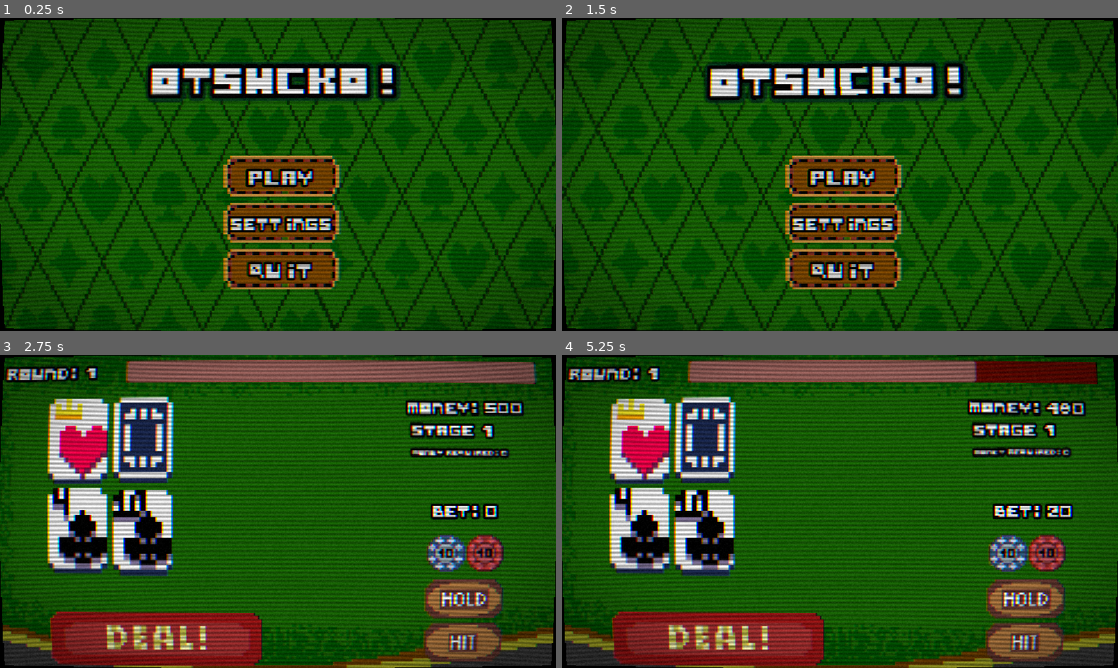
Above: before the commit, frames 1-4 (two rows, left to right).
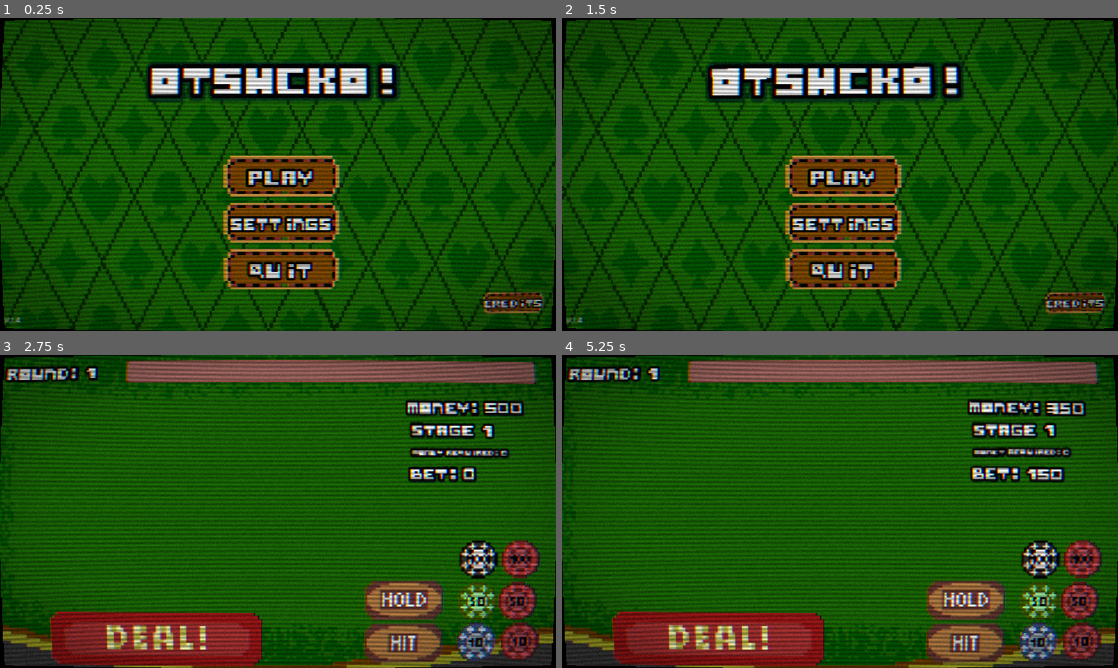
Above: after the commit, the same moments.

Repository: SraKKo/Otschko
Game: Godot game, scene res://Scenes/StartScreen.tscn
Same seed, same stepped clock (60 frames per second), same inputs: the game is played once before the commit and once after it.
Inputs (mouse positions are in pixels of both pictures, inside the frame that each line leads up to):
- Up to frame 1 (0.25 s): no input
- Up to frame 2 (1.5 s): click (1079, 305) at 0.5 s, where only the run after the commit has a clickable "credits"; click (1034, 293) at 1.25 s, where only the run after the commit has a clickable "back"
- Up to frame 3 (2.75 s): click "PLAY" at 2 s
- Up to frame 4 (5.25 s): click "-10" at 2.75 s; click "-10" at 3.5 s; click "+10" at 4.25 s; click "+10" at 5 s

The runs differ from the first frame. In frame 1, 0.8% of the frame differs, in the area x 0-98%, y 87-98%; in frame 2, 2.4%; in frame 3, 22%; in frame 4, 24%, in the area x 8-98%, y 2-99%.

Commit message:
V0.4!!!

Diff:
--- /dev/null
+++ b/Scenes/Credits.tscn
@@ -0,0 +1,106 @@
+[gd_scene load_steps=15 format=3 uid="uid://f1jb5y7xaph2"]
+
+[ext_resource type="Script" uid="uid://d2sbfbtlwun53" path="res://Scripts/credits.gd" id="1_5qoai"]
+[ext_resource type="Texture2D" uid="uid://bxd62xm0ocp42" path="res://Sprites/MainMenuBg.png" id="1_lpub1"]
+[ext_resource type="LabelSettings" uid="uid://d3yiwmvq64atm" path="res://Fonts/MenuText.tres" id="2_640q4"]
+[ext_resource type="LabelSettings" uid="uid://bi4fbbj2r7ox3" path="res://Fonts/TextBasic.tres" id="3_5qoai"]
+[ext_resource type="FontFile" uid="uid://dtkqaap3uvc7s" path="res://Fonts/PixelArtFontHomebrewed.ttf" id="4_jpdlp"]
+[ext_resource type="StyleBox" uid="uid://c8dxw3bxjvto3" path="res://Fonts/new_style_box_texture.tres" id="5_cmrso"]
+[ext_resource type="Texture2D" uid="uid://dt65vu60vowwr" path="res://Sprites/Buttons/buttonPressed.png" id="6_3hr06"]
+[ext_resource type="Texture2D" uid="uid://lxv8cvnhcvxb" path="res://Sprites/Buttons/buttonHovered.png" id="7_6n0gi"]
+[ext_resource type="Shader" uid="uid://v8uin0c7vj5a" path="res://Scripts/CRTshader.gdshader" id="9_jpdlp"]
+
+[sub_resource type="StyleBoxFlat" id="StyleBoxFlat_u6j5g"]
+bg_color = Color(0.09019608, 0.45490196, 0.2784314, 0.5058824)
+
+[sub_resource type="Theme" id="Theme_ubfhf"]
+
+[sub_resource type="StyleBoxTexture" id="StyleBoxTexture_iiqut"]
+texture = ExtResource("6_3hr06")
+
+[sub_resource type="StyleBoxTexture" id="StyleBoxTexture_7xbyc"]
+texture = ExtResource("7_6n0gi")
+
+[sub_resource type="ShaderMaterial" id="ShaderMaterial_cmrso"]
+shader = ExtResource("9_jpdlp")
+shader_parameter/scanline_strength = 0.35
+shader_parameter/scanline_count = 480.0
+shader_parameter/vignette_strength = 0.25
+shader_parameter/noise_strength = 0.05
+shader_parameter/chroma_offset = 1.0
+shader_parameter/curvature = 0.018000000855
+
+[node name="Credits" type="Control"]
+layout_mode = 3
+anchors_preset = 0
+script = ExtResource("1_5qoai")
+
+[node name="MainMenuBg" type="Sprite2D" parent="."]
+position = Vector2(576.857, 324)
+scale = Vector2(5.78571, 5.78571)
+texture = ExtResource("1_lpub1")
+
+[node name="Panel" type="Panel" parent="MainMenuBg"]
+offset_left = -137.03712
+offset_top = -58.76548
+offset_right = -97.037125
+offset_bottom = -18.76548
+scale = Vector2(7.159678, 3.1969328)
+theme_override_styles/panel = SubResource("StyleBoxFlat_u6j5g")
+
+[node name="Label" type="Label" parent="."]
+layout_mode = 0
+offset_left = 368.0
+offset_top = 72.0
+offset_right = 840.0
+offset_bottom = 164.0
+text = "credits"
+label_settings = ExtResource("2_640q4")
+
+[node name="Label2" type="Label" parent="."]
+layout_mode = 0
+offset_left = 56.0
+offset_top = 136.0
+offset_right = 1299.0
+offset_bottom = 523.0
+text = "assets used:
+Deck of Cards by Noh
+itch.io: noh-kinda.itch.io
+
+UI Buttons SFX by SoupTonic
+itch.io: souptonic.itch.io
+
+
+Programming, Graphics, Music, SFX,
+Idea, etc. - SraKKo
+itch.io: srakko.itch.io"
+label_settings = ExtResource("3_5qoai")
+
+[node name="Back" type="Button" parent="."]
+layout_mode = 0
+offset_left = 864.0
+offset_top = 520.0
+offset_right = 1104.0
+offset_bottom = 616.0
+theme = SubResource("Theme_ubfhf")
+theme_override_constants/outline_size = 19
+theme_override_fonts/font = ExtResource("4_jpdlp")
+theme_override_font_sizes/font_size = 46
+theme_override_styles/normal = ExtResource("5_cmrso")
+theme_override_styles/pressed = SubResource("StyleBoxTexture_iiqut")
+theme_override_styles/hover = SubResource("StyleBoxTexture_7xbyc")
+text = "
+back"
+
+[node name="CRT" type="CanvasLayer" parent="."]
+
+[node name="Rect" type="ColorRect" parent="CRT"]
+material = SubResource("ShaderMaterial_cmrso")
+anchors_preset = 15
+anchor_right = 1.0
+anchor_bottom = 1.0
+grow_horizontal = 2
+grow_vertical = 2
+mouse_filter = 2
+
+[connection signal="pressed" from="Back" to="." method="_on_back_pressed"]
--- a/Scenes/GameProper.tscn
+++ b/Scenes/GameProper.tscn
@@ -11,7 +11,11 @@
 [ext_resource type="Texture2D" uid="uid://bk7d2ljdynts4" path="res://Sprites/Buttons/holdbutton.png" id="5_pvu6l"]
 [ext_resource type="Texture2D" uid="uid://bybuf2233l8x5" path="res://Sprites/Buttons/chip-10.png" id="5_vg7pf"]
 [ext_resource type="Script" uid="uid://dujg6tivekcc4" path="res://Scripts/TrinketHUD.gd" id="7_0rta7"]
+[ext_resource type="Texture2D" uid="uid://6at5il8w3e6i" path="res://Sprites/Buttons/chip50.png" id="8_fxnrk"]
 [ext_resource type="Texture2D" uid="uid://dhn2fjpkwb6y4" path="res://Sprites/Buttons/dealbutton.png" id="8_unm8k"]
+[ext_resource type="Texture2D" uid="uid://d28vy2jo35eth" path="res://Sprites/Buttons/chip-50.png" id="9_hnbh4"]
+[ext_resource type="Texture2D" uid="uid://tbhlfgcykxrg" path="res://Sprites/Buttons/chip100.png" id="10_l47h3"]
+[ext_resource type="Texture2D" uid="uid://brygie35vqjtk" path="res://Sprites/Buttons/chip-100.png" id="11_s1rj8"]
 [ext_resource type="Script" uid="uid://dxlaok1qfqahr" path="res://Scripts/PauseMenu.gd" id="13_s25x7"]
 [ext_resource type="StyleBox" uid="uid://c8dxw3bxjvto3" path="res://Fonts/new_style_box_texture.tres" id="13_unm8k"]
 [ext_resource type="LabelSettings" uid="uid://d3yiwmvq64atm" path="res://Fonts/MenuText.tres" id="14_y8fh6"]
@@ -466,6 +470,21 @@
 "transitions": PackedFloat32Array(1, 1, 1, 1, 1, 1),
 "update": 0,
 "values": [Vector2(429.875, 259), Vector2(435.183, 259), Vector2(451.4, 259), Vector2(407.885, 259), Vector2(423.87, 259), Vector2(411.365, 259)]
+}
+
+[sub_resource type="Animation" id="Animation_w8qwj"]
+resource_name = "DRAW"
+tracks/0/type = "value"
+tracks/0/imported = false
+tracks/0/enabled = true
+tracks/0/path = NodePath("Draw:scale")
+tracks/0/interp = 1
+tracks/0/loop_wrap = true
+tracks/0/keys = {
+"times": PackedFloat32Array(0, 0.5, 1),
+"transitions": PackedFloat32Array(1, 1, 1),
+"update": 0,
+"values": [Vector2(0.205, 0.205), Vector2(1, 1), Vector2(0.2, 0.2)]
 }
 
 [sub_resource type="Animation" id="Animation_6vmwt"]
@@ -640,7 +659,7 @@
 "times": PackedFloat32Array(0, 0.5),
 "transitions": PackedFloat32Array(1, 1),
 "update": 0,
-"values": [-0.015707964, 0.015707963267948568]
+"values": [-0.015707964, 0.01570796326794856]
 }
 tracks/4/type = "value"
 tracks/4/imported = false
@@ -682,21 +701,6 @@
 "values": [-0.59864795, 0.59864795, 0.0]
 }
 
-[sub_resource type="Animation" id="Animation_w8qwj"]
-resource_name = "DRAW"
-tracks/0/type = "value"
-tracks/0/imported = false
-tracks/0/enabled = true
-tracks/0/path = NodePath("Draw:scale")
-tracks/0/interp = 1
-tracks/0/loop_wrap = true
-tracks/0/keys = {
-"times": PackedFloat32Array(0, 0.5, 1),
-"transitions": PackedFloat32Array(1, 1, 1),
-"update": 0,
-"values": [Vector2(0.205, 0.205), Vector2(1, 1), Vector2(0.2, 0.2)]
-}
-
 [sub_resource type="AnimationLibrary" id="AnimationLibrary_0rta7"]
 _data = {
 &"BUST": SubResource("Animation_13664"),
@@ -765,53 +769,106 @@
 frame = 1
 
 [node name="HitButton" type="Button" parent="."]
-offset_left = 903.0
-offset_top = 569.0
-offset_right = 1024.0
-offset_bottom = 627.0
+offset_left = 781.0
+offset_top = 572.0
+offset_right = 902.0
+offset_bottom = 630.0
 text = "HIT"
 
 [node name="Hitbutton" type="Sprite2D" parent="HitButton"]
-position = Vector2(61, 28)
+position = Vector2(58.007996, 25.5)
 scale = Vector2(5.063, 5.063)
 texture = ExtResource("4_npdhm")
 
 [node name="HoldButton" type="Button" parent="."]
-offset_left = 898.0
-offset_top = 477.0
-offset_right = 1026.0
-offset_bottom = 538.0
+offset_left = 776.0
+offset_top = 480.0
+offset_right = 904.0
+offset_bottom = 541.0
 text = "HOLD"
 
 [node name="Holdbutton" type="Sprite2D" parent="HoldButton"]
-position = Vector2(66, 30)
+position = Vector2(63.007996, 27.5)
 scale = Vector2(5.0625, 5.0625)
 texture = ExtResource("5_pvu6l")
 
-[node name="BetPlusButton" type="Button" parent="."]
-offset_left = 890.0
-offset_top = 390.0
-offset_right = 957.11865
-offset_bottom = 435.0
+[node name="BetButtons" type="Node" parent="."]
+
+[node name="BetPlus100Button" type="Button" parent="BetButtons"]
+offset_left = 957.0
+offset_top = 400.0
+offset_right = 1022.9829
+offset_bottom = 443.0
+text = "-10"
+icon = SubResource("MeshTexture_n5fvy")
+
+[node name="Chip100" type="Sprite2D" parent="BetButtons/BetPlus100Button"]
+position = Vector2(35, 24)
+scale = Vector2(4.91, 4.91)
+texture = ExtResource("10_l47h3")
+
+[node name="BetMinus10Button" type="Button" parent="BetButtons"]
+offset_left = 1048.0
+offset_top = 576.0
+offset_right = 1113.9828
+offset_bottom = 619.0
+text = "-10"
+icon = SubResource("MeshTexture_n5fvy")
+
+[node name="Chip10" type="Sprite2D" parent="BetButtons/BetMinus10Button"]
+position = Vector2(35, 21)
+scale = Vector2(4.91, 4.91)
+texture = ExtResource("5_vg7pf")
+
+[node name="BetPlus10Button" type="Button" parent="BetButtons"]
+offset_left = 957.0
+offset_top = 576.0
+offset_right = 1024.1187
+offset_bottom = 621.0
 text = "+10"
 
-[node name="Chip10" type="Sprite2D" parent="BetPlusButton"]
+[node name="Chip10" type="Sprite2D" parent="BetButtons/BetPlus10Button"]
 position = Vector2(34, 21)
 scale = Vector2(4.91, 4.91)
 texture = ExtResource("4_k33n5")
 
-[node name="BetMinusButton" type="Button" parent="."]
-offset_left = 971.0
-offset_top = 390.0
-offset_right = 1036.9828
-offset_bottom = 433.0
+[node name="BetPlus50Button" type="Button" parent="BetButtons"]
+offset_left = 960.0
+offset_top = 488.0
+offset_right = 1027.1187
+offset_bottom = 533.0
+text = "+10"
+
+[node name="Chip50" type="Sprite2D" parent="BetButtons/BetPlus50Button"]
+position = Vector2(32.00003, 24.000008)
+scale = Vector2(4.91, 4.91)
+texture = ExtResource("8_fxnrk")
+
+[node name="BetMinus50Button" type="Button" parent="BetButtons"]
+offset_left = 1040.0
+offset_top = 488.0
+offset_right = 1105.9829
+offset_bottom = 531.0
 text = "-10"
 icon = SubResource("MeshTexture_n5fvy")
 
-[node name="Chip10" type="Sprite2D" parent="BetMinusButton"]
-position = Vector2(35, 21)
+[node name="Chip51" type="Sprite2D" parent="BetButtons/BetMinus50Button"]
+position = Vector2(36, 23.999992)
 scale = Vector2(4.91, 4.91)
-texture = ExtResource("5_vg7pf")
+texture = ExtResource("9_hnbh4")
+
+[node name="BetMinus100Button" type="Button" parent="BetButtons"]
+offset_left = 1048.0
+offset_top = 408.0
+offset_right = 1113.9829
+offset_bottom = 451.0
+text = "-10"
+icon = SubResource("MeshTexture_n5fvy")
+
+[node name="Chip100" type="Sprite2D" parent="BetButtons/BetMinus100Button"]
+position = Vector2(31.999998, 16)
+scale = Vector2(4.91, 4.91)
+texture = ExtResource("11_s1rj8")
 
 [node name="DealButton" type="Button" parent="."]
 offset_left = 127.0
@@ -861,7 +918,7 @@
 label_settings = ExtResource("4_j1s7x")
 
 [node name="Bet" type="Sprite2D" parent="."]
-position = Vector2(1005, 325.99997)
+position = Vector2(959.99994, 248)
 rotation = 0.015708
 scale = Vector2(0.99999994, 0.99999994)
 
--- a/Scenes/StartScreen.tscn
+++ b/Scenes/StartScreen.tscn
@@ -178,6 +178,21 @@
 autoplay = "TitleBounce"
 speed_scale = 0.711
 
+[node name="Credits" type="Button" parent="."]
+offset_left = 1007.99994
+offset_top = 568.0
+offset_right = 1248.0
+offset_bottom = 664.0
+scale = Vector2(0.52, 0.52)
+theme_override_constants/outline_size = 19
+theme_override_fonts/font = ExtResource("3_3u666")
+theme_override_font_sizes/font_size = 46
+theme_override_styles/normal = SubResource("StyleBoxTexture_ey7n4")
+theme_override_styles/pressed = SubResource("StyleBoxTexture_anxsw")
+theme_override_styles/hover = SubResource("StyleBoxTexture_kehkj")
+text = "
+credits"
+
 [node name="CRT" type="CanvasLayer" parent="."]
 
 [node name="Rect" type="ColorRect" parent="CRT"]
@@ -189,6 +204,13 @@
 grow_vertical = 2
 mouse_filter = 2
 
+[node name="Version" type="Label" parent="."]
+offset_top = 618.0
+offset_right = 40.0
+offset_bottom = 641.0
+text = "V0.4"
+
 [connection signal="pressed" from="Play" to="." method="_on_play_pressed"]
 [connection signal="pressed" from="Settings" to="." method="_on_settings_pressed"]
 [connection signal="pressed" from="Quit" to="." method="_on_quit_pressed"]
+[connection signal="pressed" from="Credits" to="." method="_on_credits_pressed"]
--- a/Scripts/Game.gd
+++ b/Scripts/Game.gd
@@ -44,10 +44,17 @@
 
 @onready var hit_button: Button = $HitButton
 @onready var hold_button: Button = $HoldButton
-@onready var bet_plus = $BetPlusButton
-@onready var bet_minus = $BetMinusButton
 @onready var deal_button = $DealButton
 @onready var split_button: Button = $SplitButton
+
+@onready var bet_plus_10: Button = $BetButtons/BetPlus10Button
+@onready var bet_plus_50: Button = $BetButtons/BetPlus50Button
+@onready var bet_plus_100: Button = $BetButtons/BetPlus100Button
+
+@onready var bet_minus_10: Button = $BetButtons/BetMinus10Button
+@onready var bet_minus_50: Button = $BetButtons/BetMinus50Button
+@onready var bet_minus_100: Button = $BetButtons/BetMinus100Button
+
 
 
 @onready var money_label = $Money/MoneyLabel
@@ -96,17 +103,31 @@
 	player_cards.clear()
 	dealer_cards.clear()
 
-	deal_initial_cards()
+	#deal_initial_cards()
 
 	hit_button.pressed.connect(on_hit_pressed)
 	hold_button.pressed.connect(on_hold_pressed)
-	bet_plus.pressed.connect(on_bet_plus)
-	bet_minus.pressed.connect(on_bet_minus)
 	deal_button.pressed.connect(on_deal)
 
+	bet_plus_10.pressed.connect(func(): change_bet(10))
+	bet_plus_50.pressed.connect(func(): change_bet(50))
+	bet_plus_100.pressed.connect(func(): change_bet(100))
+
+	bet_minus_10.pressed.connect(func(): change_bet(-10))
+	bet_minus_50.pressed.connect(func(): change_bet(-50))
+	bet_minus_100.pressed.connect(func(): change_bet(-100))
+
+
 	split_button.visible = false
 
 	update_ui()
+
+	hide_cards()
+	hit_button.disabled = true
+	hold_button.disabled = true
+	round_timer.stop()
+	time_bar.value = time_bar.max_value
+
 
 func can_split() -> bool:
 	if player_cards.size() != 2:
@@ -117,29 +138,33 @@
 
 	return rank1 == rank2
 
-func on_bet_plus():
-	SfxPlayer.play(preload("res://Sounds/SFX/chips.ogg"))
+func _on_bet_button_pressed(amount: int) -> void:
 	if in_round:
 		return
-	if money >= 10:
-		bet += 10
-		money -= 10
-		update_ui()
-
-
-func on_bet_minus():
-	SfxPlayer.play(preload("res://Sounds/SFX/nChips.ogg"))
-	if in_round:
-		return
-	if bet >= 10:
-		bet -= 10
-		money += 10
-		update_ui()
+
+	if amount > 0:
+		if money < amount:
+			return
+		bet += amount
+		money -= amount
+	else:
+		if bet < -amount:
+			return
+		bet += amount
+		money -= amount
+
+	update_ui()
+
 
 
 func deal_initial_cards():
 
 	start_round_timer()
+	player1.visible = true
+	player2.visible = true
+	dealer1.visible = true
+	dealer2.visible = true
+
 	# --- KARTY GRACZA ---
 	var p1 = deck.draw_card()
 	var p2 = deck.draw_card()
@@ -529,6 +554,7 @@
 	bet_label.text = "Bet: " + str(bet)
 	update_stage_ui()
 
+
 func start_round_timer():
 	current_time = max_time
 	time_bar.max_value = max_time
@@ -769,3 +795,44 @@
 	for eff in active_effects:
 		if eff.has_method("on_stage_cleared"):
 			eff.on_stage_cleared(self)
+
+
+func change_bet(amount: int) -> void:
+	if in_round:
+		return
+
+	# zwiększanie
+	if amount > 0:
+		SfxPlayer.play(preload("res://Sounds/SFX/chips.ogg"))
+		if money >= amount:
+			bet += amount
+			money -= amount
+	else:
+		SfxPlayer.play(preload("res://Sounds/SFX/nChips.ogg"))
+		# zmniejszanie
+		if bet >= -amount:
+			bet += amount
+			money -= amount
+
+	update_ui()
+
+func hide_cards() -> void:
+	# schowaj bazowe sprity kart
+	player1.visible = false
+	player2.visible = false
+	dealer1.visible = false
+	dealer2.visible = false
+
+	# usuń wszystkie dodatkowe karty (dobrane) jeśli jakieś zostały
+	for child in get_children():
+		if child is AnimatedSprite2D and child not in [player1, player2, dealer1, dealer2]:
+			child.queue_free()
+
+	# reset danych
+	player_cards.clear()
+	dealer_cards.clear()
+	player_hand1.clear()
+	player_hand2.clear()
+	split_active = false
+	current_hand = 1
+	split_button.visible = false
--- a/Scripts/StartScreen.gd
+++ b/Scripts/StartScreen.gd
@@ -4,13 +4,12 @@
 @onready var SettingsButton: Button = $Settings
 @onready var QuitButton: Button = $Quit
 @onready var crt_rect: ColorRect = $CRT/Rect
+@onready var credits_button : Button = $Credits
 
 
 func _ready() -> void:
 	SettingsMenager.apply_crt(crt_rect)
 	MusicPlayer.play_with_fade_in(preload("res://Sounds/Music/MainMenu1.ogg"), 1.25)
-
-
 
 func _on_play_pressed():
 	SfxPlayer.play(preload("res://Sounds/SFX/ClickButton.ogg"))
@@ -22,3 +21,7 @@
 
 func _on_quit_pressed() -> void:
 	get_tree().quit()
+
+func _on_credits_pressed() -> void:
+	SfxPlayer.play(preload("res://Sounds/SFX/ClickButton.ogg"))
+	get_tree().change_scene_to_file("res://Scenes/Credits.tscn")
--- a/Scripts/T_FrozenClock.gd
+++ b/Scripts/T_FrozenClock.gd
@@ -1,6 +1,6 @@
 extends Node
 
-@export var freeze_ticks := 3
+@export var freeze_ticks := 6
 var ticks_left := 0
 
 func on_round_start(_game: Node) -> void:
--- /dev/null
+++ b/Scripts/credits.gd
@@ -0,0 +1,7 @@
+extends Control
+
+@onready var back_button : Button = $Back
+
+func _on_back_pressed() -> void:
+	SfxPlayer.play(preload("res://Sounds/SFX/ClickButton.ogg"))
+	get_tree().change_scene_to_file("res://Scenes/StartScreen.tscn")
--- a/Scripts/game_over_screen.gd
+++ b/Scripts/game_over_screen.gd
@@ -6,6 +6,8 @@
 # Called when the node enters the scene tree for the first time.
 func _ready() -> void:
 	SettingsMenager.apply_crt(crt_rect)
+	SfxPlayer.play(preload("res://Sounds/SFX/Loose.wav"))
+	MusicPlayer.stop_fade_out(1)
 
 
 
Not shown: 1 places in Scenes/GameProper.tscn that only renumber resources
Not shown, added: Scripts/credits.gd.uid
Not shown, added: Sounds/SFX/Loose.wav.import
Binary file added: Sprites/Buttons/chip-100.png
Not shown, added: Sprites/Buttons/chip-100.png.import
Binary file added: Sprites/Buttons/chip-50.png
Not shown, added: Sprites/Buttons/chip-50.png.import
Binary file added: Sprites/Buttons/chip100.png
Not shown, added: Sprites/Buttons/chip100.png.import
Binary file added: Sprites/Buttons/chip50.png
Not shown, added: Sprites/Buttons/chip50.png.import
Not shown, added: export_presets.cfg
(and 2 more such lines)
